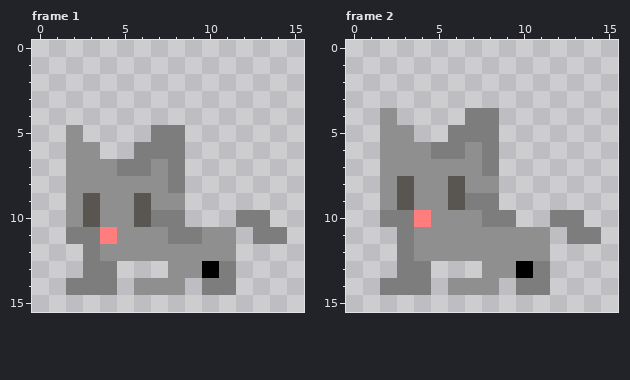
Pixel-art file -- Assets/Sprites/Cat/Cat_Gray/cat_sleep.aseprite. That is the earlier state.
16x16 pixels, 2 frames. Colours within 5 levels of each other are drawn and written as one. Shown: frame 1, frame 2.
After the commit:
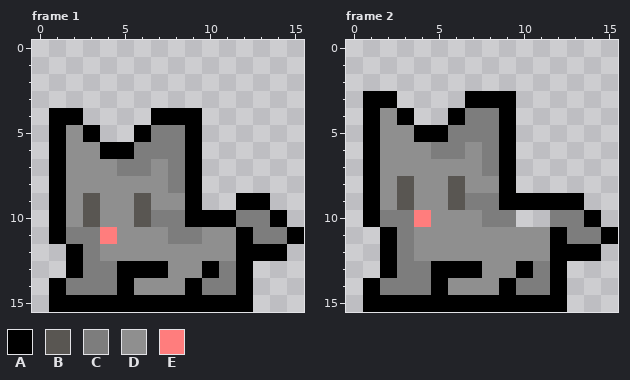
Palette (. is transparent): A #000000  B #595652  C #7d7d7d  D #8f8f8f  E #ff7d7d
The edit:
Frame 1:
y 4: x 1..2 .. -> AA; x 7..9 ... -> AAA
y 5: x 1 . -> A; x 3 . -> A; x 6 . -> A; x 9 . -> A
y 6: x 1 . -> A; x 4..5 .. -> AA; x 9 . -> A
y 7..8: x 1 . -> A; x 9 . -> A
y 9: x 1 . -> A; x 9 . -> A; x 12..13 .. -> AA
y 10: x 1 . -> A; x 9..11 ... -> AAA; x 14 . -> A
y 11: x 1 . -> A; x 12 . -> A; x 15 . -> A
y 12: x 2 . -> A; x 12..14 ... -> AAA
y 13: x 2 . -> A; x 5..7 ... -> AAA; x 12 . -> A
y 14: x 1 . -> A; x 5 . -> A; x 9 . -> A; x 12 . -> A
y 15: x 1..12 ............ -> AAAAAAAAAAAA
Frame 2:
y 3: x 1..2 .. -> AA; x 7..9 ... -> AAA
y 4: x 1 . -> A; x 3 . -> A; x 6 . -> A; x 9 . -> A
y 5: x 1 . -> A; x 4..5 .. -> AA; x 9 . -> A
y 6..8: x 1 . -> A; x 9 . -> A
y 9: x 1 . -> A; x 9..13 ..... -> AAAAA
y 10: x 1 . -> A; x 14 . -> A
y 11: x 2 . -> A; x 12 . -> A; x 15 . -> A
y 12: x 2 . -> A; x 12..14 ... -> AAA
y 13: x 2 . -> A; x 5..7 ... -> AAA; x 12 . -> A
y 14: x 1 . -> A; x 5 . -> A; x 9 . -> A; x 12 . -> A
y 15: x 1..12 ............ -> AAAAAAAAAAAA
